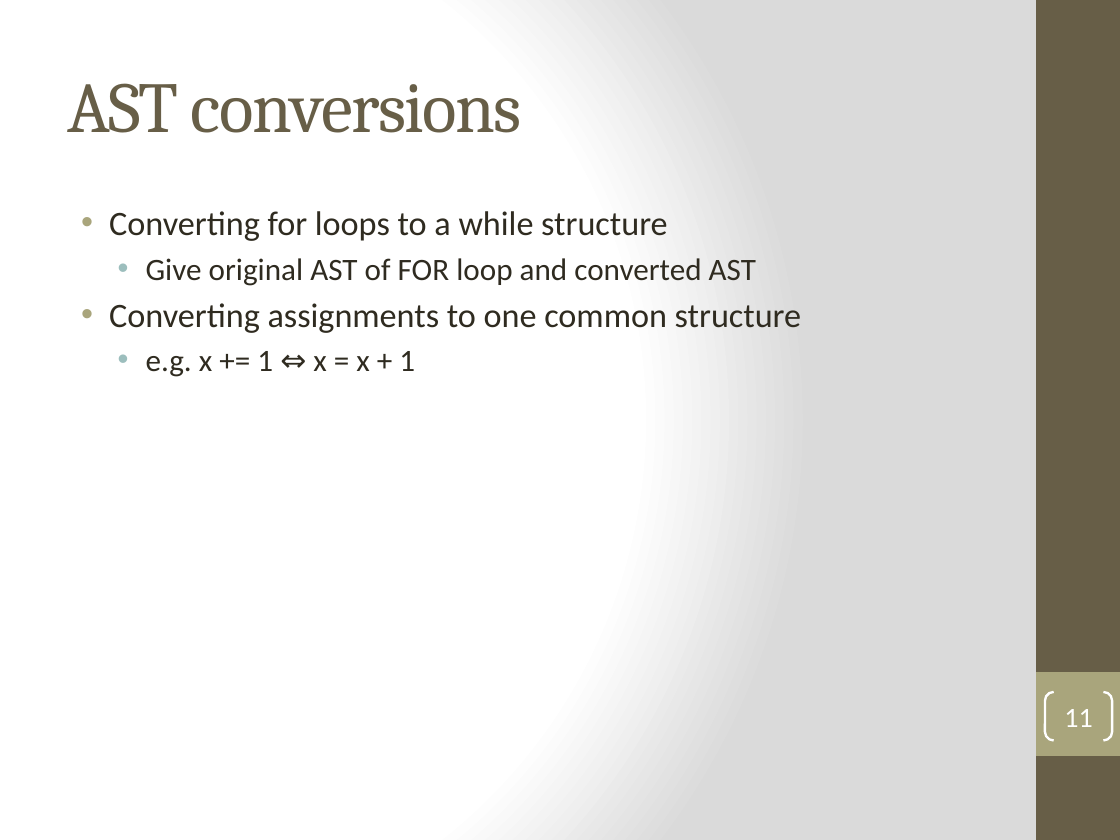
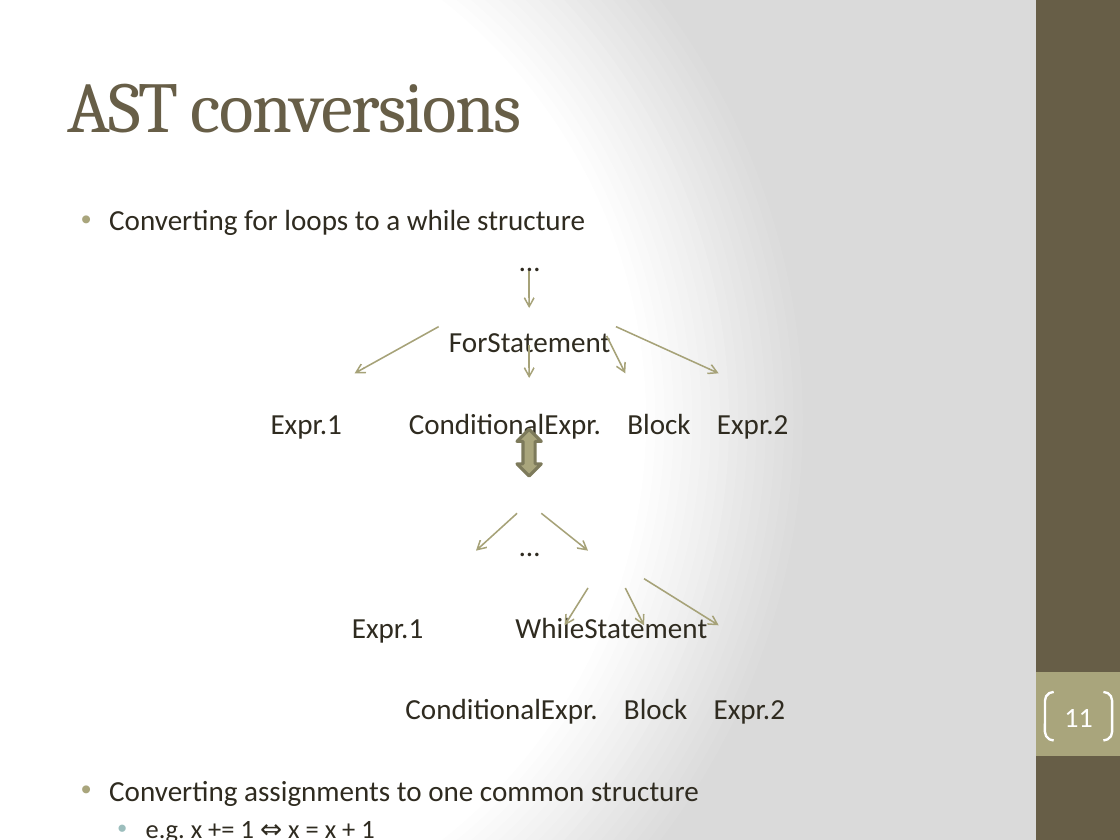
Before and after one commit to SuitAndThai/Graph-Matching, a slide deck: slide 11 of Documents/Winter Presentation.pptx. Drawn at 1120x840 pixels with LibreOffice and Linux fonts; fonts in the diff are those of the drawing. Boxes give left, top, right and bottom in pixels: in the first picture for what was removed or moved away, otherwise in the second. Text is boxed around its words. In the diff, an @@ line names an element or a change of style, - is before the commit and + after.

```diff
--- a/Documents/Winter Presentation.pptx
+++ b/Documents/Winter Presentation.pptx
@@ text at [109, 209, 699, 840]: size 22 to 18.7 pt in "Converting for loops to a while structure", "Converting assignments to one common structure"; size 20 to 17 pt in "e.g. x += 1 ⇔ x = ..." @@
@@ arrow added from (529, 271) to (529, 308), #A6A278 1 pt @@
@@ arrow added from (439, 327) to (355, 373), #A6A278 1 pt @@
@@ arrow added from (616, 327) to (719, 373), #A6A278 1 pt @@
@@ text at [271, 333, 788, 724]: text changed; size 20 to 18.7 pt @@
-  • Give original AST of FOR loop and converted AST
+…
+ForStatement
+Expr.1 ConditionalExpr. Block Expr.2
+…
+Expr.1 WhileStatement
+ConditionalExpr. Block Expr.2
@@ arrow added from (529, 345) to (529, 379), #A6A278 1 pt @@
@@ arrow added from (607, 336) to (625, 373), #A6A278 1 pt @@
@@ up down arrow added at [517, 429, 542, 476], fill #A9A57C, outline #7D7A5C 2 pt @@
@@ arrow added from (517, 513) to (476, 551), #A6A278 1 pt @@
@@ arrow added from (541, 513) to (588, 551), #A6A278 1 pt @@
@@ arrow added from (588, 588) to (564, 625), #A6A278 1 pt @@
@@ arrow added from (625, 588) to (644, 625), #A6A278 1 pt @@
@@ arrow added from (644, 579) to (719, 625), #A6A278 1 pt @@
```
Also in this commit, not shown: 3 other slides changed, 3 slides added, 2 slides removed.
